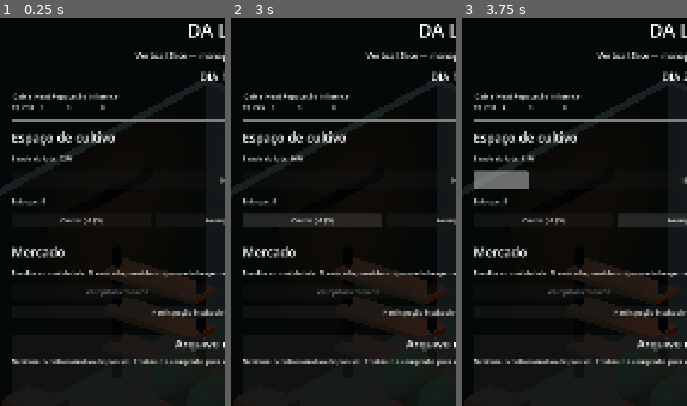
Above: before the commit, frames 1-3 (left to right).
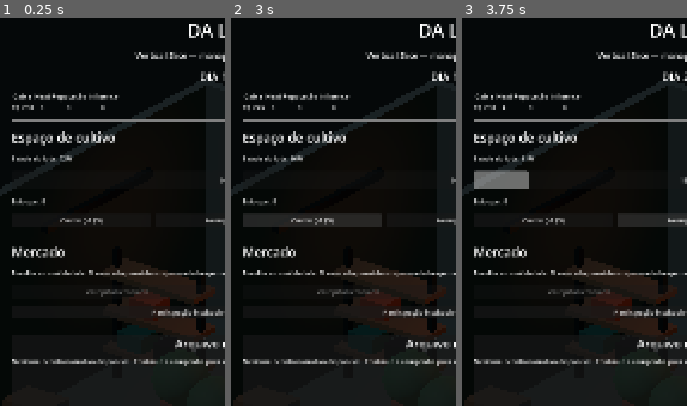
Above: after the commit, the same moments.

Repository: az1nn/growing-rio
Game: Godot game, scene res://scenes/main/main.tscn
The game is run twice, just before and just after one commit, with the same random seed, the same clock (stepped at 60 frames per second) and the same inputs.
Inputs:
- Up to frame 1 (0.25 s): no input
- Up to frame 2 (3 s): click "Reiniciar ciclo" at 0.5 s; click "Reiniciar ciclo" at 1.25 s; click "Reiniciar ciclo" at 2 s; click "Cuidar (-R$5)" at 2.75 s
- Up to frame 3 (3.75 s): click "Avançar dia" at 3.5 s
The pictures show only the part of the screen within x 0-50%, y 0-50%; the shares and areas given below are measured in that part.

The runs differ from the first frame. In frame 1, 0.4% of the frame differs, in the area x 55-76%, y 69-82%; in frame 2, 0.4%; in frame 3, 0.4%.

Commit message:
feat(cena): detail operation fixtures

Diff:
--- a/scenes/visual/operation_diorama.tscn
+++ b/scenes/visual/operation_diorama.tscn
@@ -58,6 +58,18 @@
 
 [sub_resource type="BoxMesh" id="Mesh_crate"]
 size = Vector3(1.0, 0.72, 0.82)
+
+[sub_resource type="BoxMesh" id="Mesh_counter_front"]
+size = Vector3(0.98, 0.62, 0.06)
+
+[sub_resource type="BoxMesh" id="Mesh_handle"]
+size = Vector3(0.24, 0.05, 0.05)
+
+[sub_resource type="BoxMesh" id="Mesh_shelf_brace"]
+size = Vector3(0.06, 2.4, 0.06)
+
+[sub_resource type="BoxMesh" id="Mesh_storage_bin"]
+size = Vector3(0.58, 0.34, 0.5)
 
 [sub_resource type="BoxMesh" id="Mesh_trim_horizontal"]
 size = Vector3(2.9, 0.1, 0.1)
@@ -131,6 +143,36 @@
 material_override = ExtResource("4_wood")
 mesh = SubResource("Mesh_worktop")
 
+[node name="CounterFrontLeft" type="MeshInstance3D" parent="."]
+position = Vector3(-0.55, 0.47, -1.67)
+material_override = ExtResource("4_wood")
+mesh = SubResource("Mesh_counter_front")
+
+[node name="CounterFrontCenter" type="MeshInstance3D" parent="."]
+position = Vector3(0.65, 0.47, -1.67)
+material_override = ExtResource("4_wood")
+mesh = SubResource("Mesh_counter_front")
+
+[node name="CounterFrontRight" type="MeshInstance3D" parent="."]
+position = Vector3(1.85, 0.47, -1.67)
+material_override = ExtResource("4_wood")
+mesh = SubResource("Mesh_counter_front")
+
+[node name="CounterHandleLeft" type="MeshInstance3D" parent="."]
+position = Vector3(-0.55, 0.62, -1.625)
+material_override = ExtResource("3_metal")
+mesh = SubResource("Mesh_handle")
+
+[node name="CounterHandleCenter" type="MeshInstance3D" parent="."]
+position = Vector3(0.65, 0.62, -1.625)
+material_override = ExtResource("3_metal")
+mesh = SubResource("Mesh_handle")
+
+[node name="CounterHandleRight" type="MeshInstance3D" parent="."]
+position = Vector3(1.85, 0.62, -1.625)
+material_override = ExtResource("3_metal")
+mesh = SubResource("Mesh_handle")
+
 [node name="ShelfLeftPost" type="MeshInstance3D" parent="."]
 position = Vector3(-3.05, 1.35, -0.45)
 material_override = ExtResource("3_metal")
@@ -155,6 +197,33 @@
 position = Vector3(-2.04, 2.28, -0.45)
 material_override = ExtResource("4_wood")
 mesh = SubResource("Mesh_shelf")
+
+[node name="ShelfBraceA" type="MeshInstance3D" parent="."]
+position = Vector3(-2.04, 1.38, -0.8)
+rotation = Vector3(0, 0, 0.68)
+material_override = ExtResource("3_metal")
+mesh = SubResource("Mesh_shelf_brace")
+
+[node name="ShelfBraceB" type="MeshInstance3D" parent="."]
+position = Vector3(-2.04, 1.38, -0.82)
+rotation = Vector3(0, 0, -0.68)
+material_override = ExtResource("3_metal")
+mesh = SubResource("Mesh_shelf_brace")
+
+[node name="StorageBinLowA" type="MeshInstance3D" parent="."]
+position = Vector3(-2.56, 0.93, -0.45)
+material_override = ExtResource("2_tile")
+mesh = SubResource("Mesh_storage_bin")
+
+[node name="StorageBinLowB" type="MeshInstance3D" parent="."]
+position = Vector3(-1.68, 0.93, -0.45)
+material_override = ExtResource("3_metal")
+mesh = SubResource("Mesh_storage_bin")
+
+[node name="StorageBinMid" type="MeshInstance3D" parent="."]
+position = Vector3(-2.28, 1.71, -0.45)
+material_override = ExtResource("5_terracotta")
+mesh = SubResource("Mesh_storage_bin")
 
 [node name="WindowTrimTop" type="MeshInstance3D" parent="."]
 position = Vector3(1.35, 3.62, -3.67)
Not shown: 1 places in scenes/visual/operation_diorama.tscn that only renumber resources
